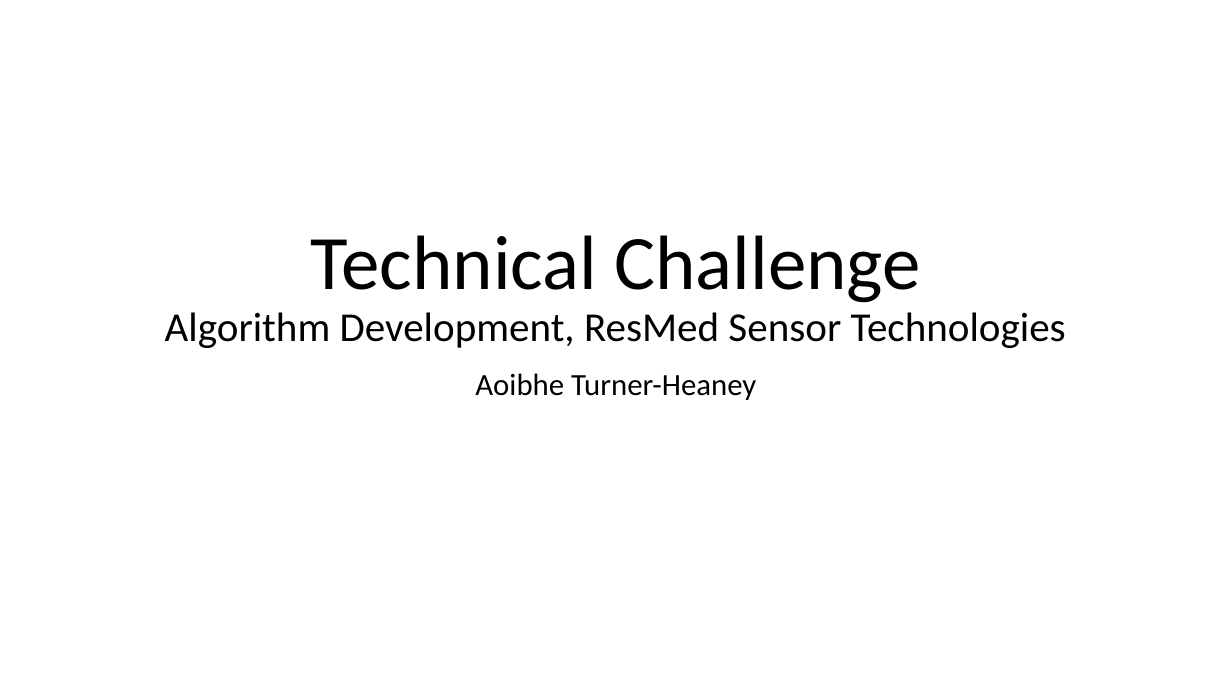
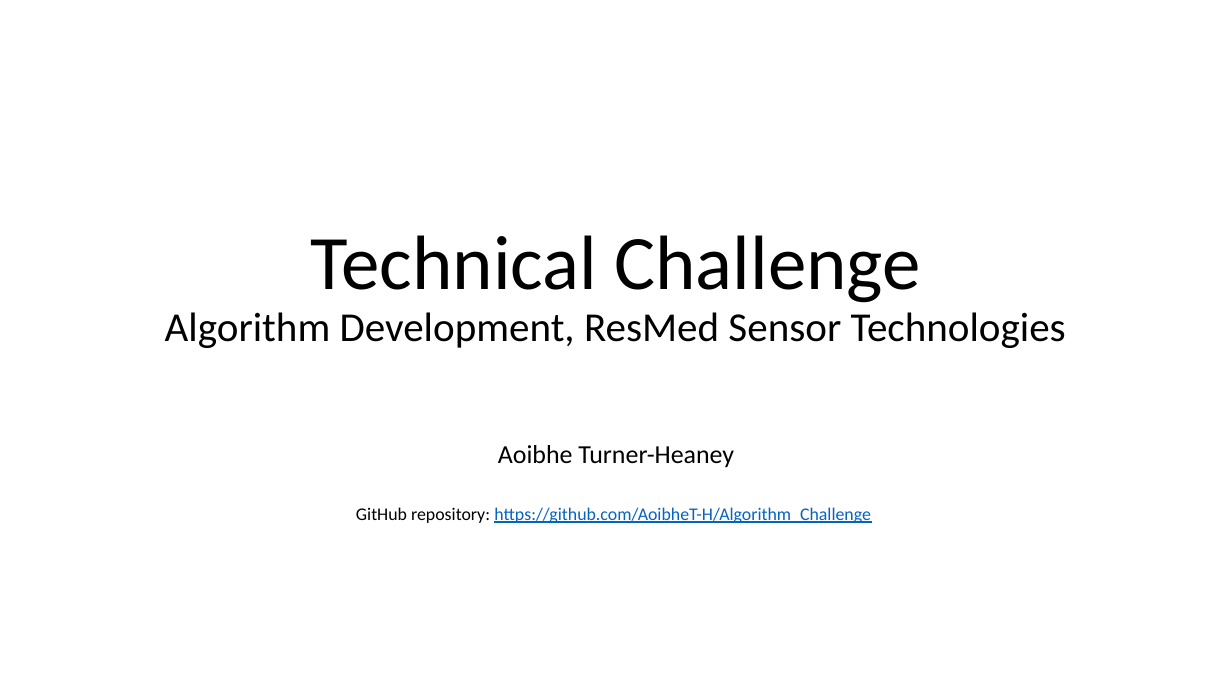
Before and after one commit to AoibheT-H/Algorithm_Challenge, a slide deck: slide 1 of Aoibhe_Turner_Heaney_Algorithm_Challenge_Presentation.pptx. Drawn at 1232x693 pixels with LibreOffice and Linux fonts; fonts in the diff are those of the drawing. Boxes give left, top, right and bottom in pixels: in the first picture for what was removed or moved away, otherwise in the second. Text is boxed around its words. In the diff, an @@ line names an element or a change of style, - is before the commit and + after.

```diff
--- a/Aoibhe_Turner_Heaney_Algorithm_Challenge_Presentation.pptx
+++ b/Aoibhe_Turner_Heaney_Algorithm_Challenge_Presentation.pptx
@@ subtitle "Aoibhe Turner-Heaney": place and size @@
-subtitle "Aoibhe Turner-Heaney" at (475, 373, 756, 400)
+subtitle "Aoibhe Turner-Heaney" at (356, 445, 870, 523)
@@ subtitle at (498, 445, 734, 468): size 24 to 20.1 pt in "Aoibhe Turner-Heaney"; line spacing 0.9 to 0.7 @@
@@ subtitle at (356, 507, 870, 523): paragraph added @@
+GitHub repository: https://github.com/AoibheT-H/Algorithm_Challenge
```
Also in this commit, not shown: 2 other slides changed, 1 slide added.
